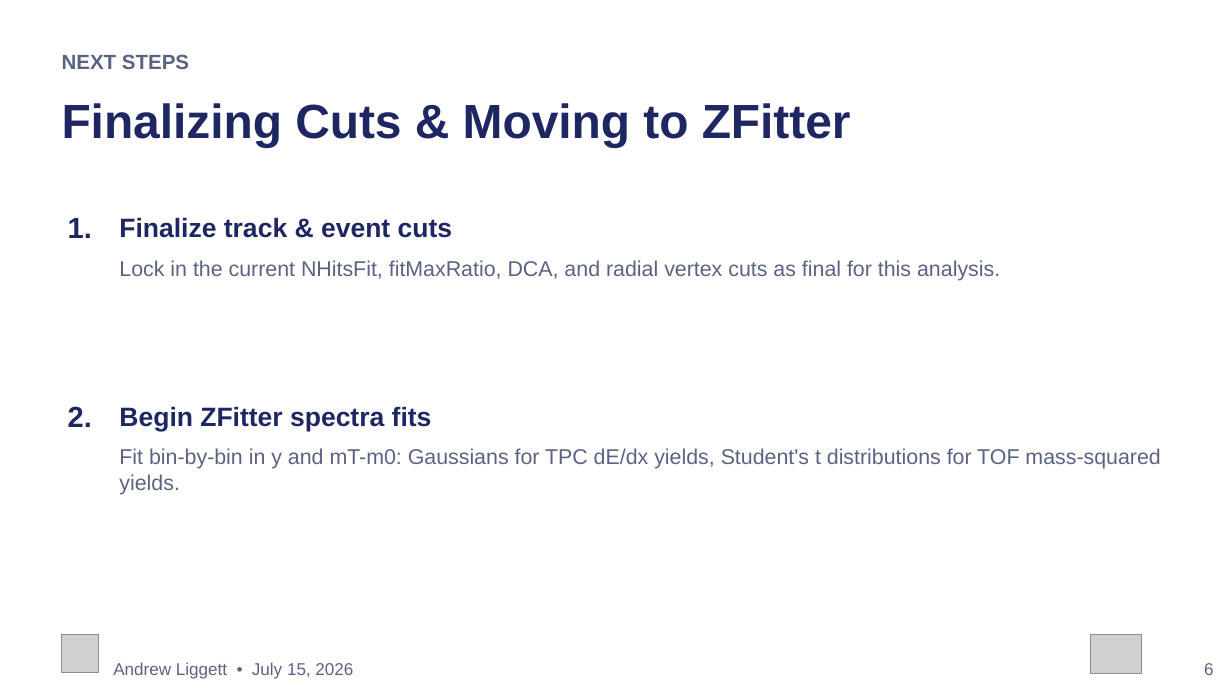
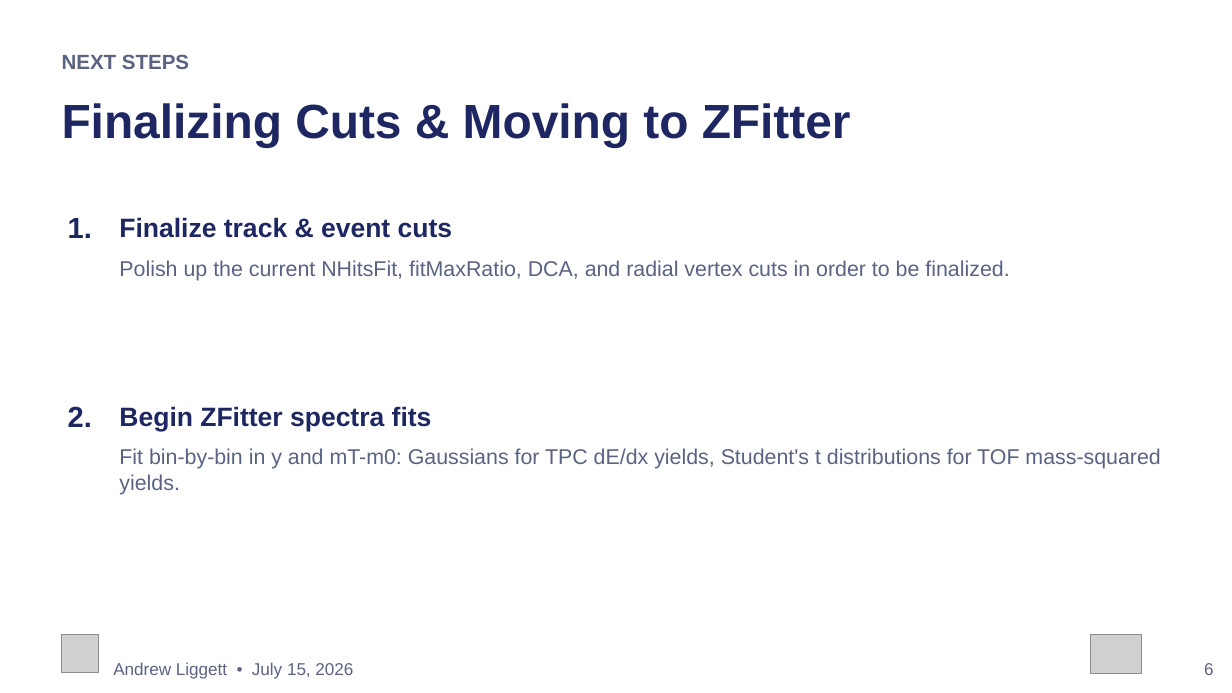
Before and after one commit to liggett2820/lightflavorspectra_OO200, a slide deck: slide 6 of docs/OO200_Spectra_Status_Update.pptx. Drawn at 1232x693 pixels with LibreOffice and Linux fonts; fonts in the diff are those of the drawing; grey boxes stand for pictures. Boxes give left, top, right and bottom in pixels: in the first picture for what was removed or moved away, otherwise in the second. Text is boxed around its words. In the diff, an @@ line names an element or a change of style, - is before the commit and + after.

```diff
--- a/docs/OO200_Spectra_Status_Update.pptx
+++ b/docs/OO200_Spectra_Status_Update.pptx
@@ text at box(119, 260, 1009, 281): text changed @@
-Lock in the current NHitsFit, fitMaxRatio, DCA, and radial vertex cuts as final for this analysis.
+Polish up the current NHitsFit, fitMaxRatio, DCA, and radial vertex cuts in order to be finalized.
```
